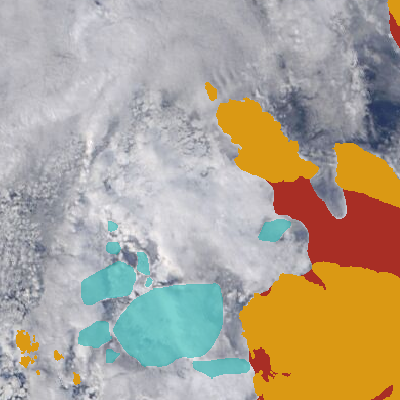
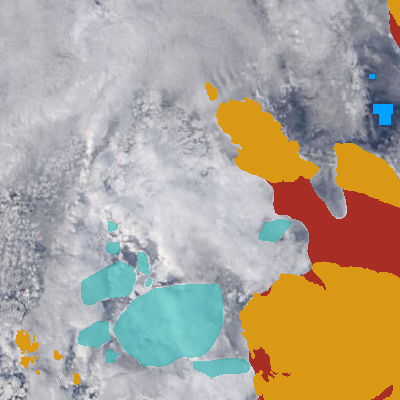
Layers edited between the first and the second 400 × 400 image:
added layer "water samples" above "landmask" over [369, 74, 393, 125]
